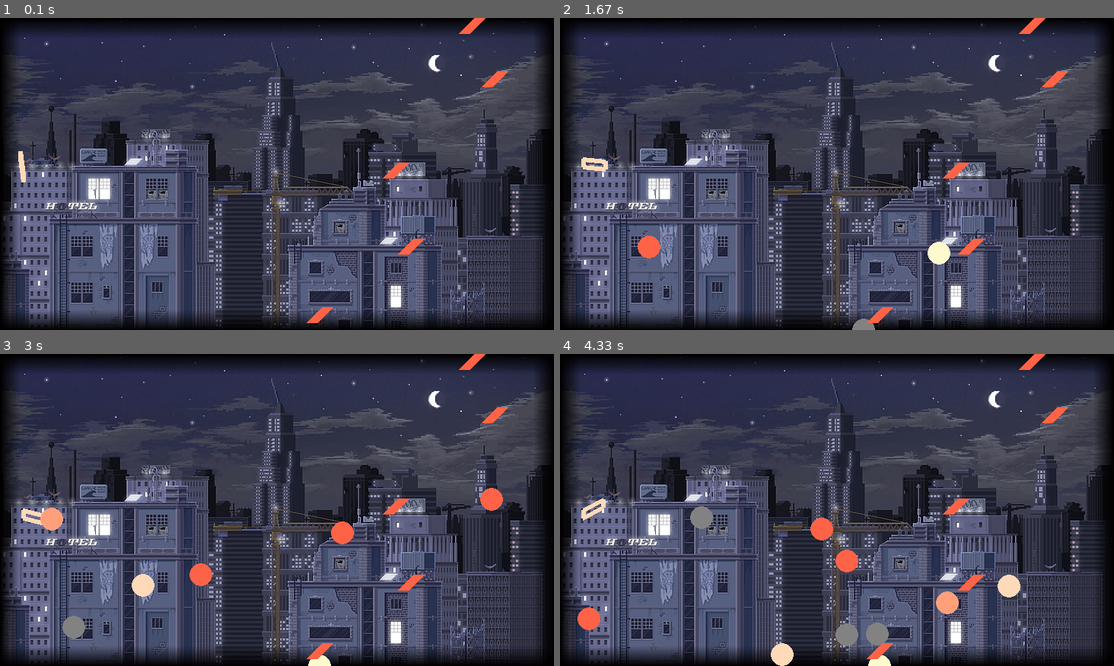
Above: before the commit, frames 1-4 (two rows, left to right).
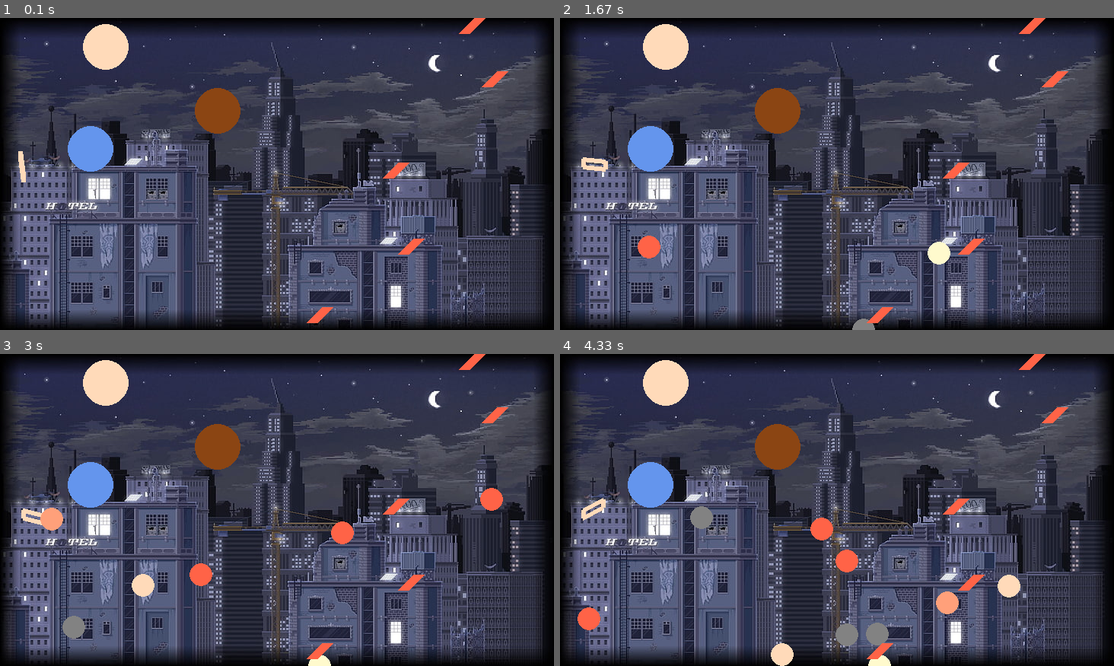
Above: after the commit, the same moments.

Repository: python-practice-b02-006/gribova
Game: pygame game, started from the_last_lab/my_guns.py
The game is run twice, just before and just after one commit, with the same random seed, the same clock (stepped at 60 frames per second) and the same inputs.
Inputs (mouse positions are in pixels of both pictures, inside the frame that each line leads up to):
- Up to frame 1 (0.1 s): no input
- Up to frame 2 (1.67 s): press the mouse at (1014, 164) at 0.37 s; move the mouse to (925, 180) at 0.47 s; release the mouse at (842, 195) at 0.6 s; hold Up 0.67-1.13 s; click (704, 177) at 0.8 s; hold Down 1.17-1.47 s; click (665, 245) at 1.3 s; hold Up from 1.5 s (still down); click (903, 202) at 1.63 s
- Up to frame 3 (3 s): release Up at 1.87 s; hold Down 1.9-2.27 s; move the mouse to (144, 447) at 1.93 s; click (144, 447) at 2.03 s; hold Up 2.3-2.6 s; click (282, 541) at 2.43 s; hold Down 2.63-2.93 s; click (487, 628) at 2.77 s; hold Up from 2.97 s (still down)
- Up to frame 4 (4.33 s): click (748, 407) at 3.1 s; release Up at 3.33 s; hold Down 3.37-3.73 s; click (1030, 591) at 3.5 s; hold Up 3.77-4.07 s; click (1036, 485) at 3.9 s; hold Down from 4.1 s (still down); click (665, 469) at 4.23 s

The runs differ from the first frame. In frame 1, 2.8% of the frame differs, in the area x 12-44%, y 1-50%; in frame 2, 2.8%; in frame 3, 2.8%; in frame 4, 2.8%.

Commit message:
indelible targets appeared

Diff:
--- a/the_last_lab/my_guns.py
+++ b/the_last_lab/my_guns.py
@@ -27,8 +27,21 @@
 
 
 class Table():
-    pass
-
+    def __init__(self, t_destr=0, b_used=0):
+        self.t_destr = t_destr
+        self.b_used = b_used
+        self.font = pg.font.SysFont("dejavusansmono", 25)
+
+    def score(self):
+        return self.t_destr - self.b_used
+
+    def draw(self, screen):
+        score_surf = []
+        score_surf.append(self.font.render("Destroyed: {}".format(self.t_destr), True, TOMATO))
+        score_surf.append(self.font.render("Balls used: {}".format(self.b_used), True, PEACH))
+        score_surf.append(self.font.render("Total: {}".format(self.score()), True, PEACH))
+        for i in range(3):
+            screen.blit(score_surf[i], [10, 10 + 30*i])
 
 class Ball():
     def __init__(self, coord, vel, rad=15, color=None):
@@ -117,32 +130,31 @@
                int(self.power * np.sin(self.angle))]
         return Ball(list(self.coord), vel)
 
-"""class Target():
+class Target():
     def __init__(self, coord=None, color=None, r=30):
         if coord == None:
             coord = [randint(r, SIZE[0] - r), randint(r, SIZE[1] - r)]
         self.coord = coord
-        self.r = r
+        self.rad = r
         if color == None:
             color = COLORS[randint(0,len(COLORS)-1)]
         self.color = color
 
     def draw(self, screen):
         pg.draw.circle(screen, self.color, self.coord, self.rad)
-"""
+
 
 class Manager():
-    def __init__(self, n_targets=1):
+    def __init__(self, n_targets):
         self.gun = Gun()
-        self.table = Table()
+        self.score_t = Table()
         self.targets = []
         self.n_targets = n_targets
         self.balls = []
-        #self.balls.append(Ball([100, 100], [10, 20]))
-
-
-    def missions():
-        pass
+        self.missions()
+
+
+
 
     def move(self):
         self.gun.move()
@@ -154,6 +166,8 @@
         self.draw(screen)
         self.move()
         self.check_alive()
+        if len(self.targets) == 0 and len(self.balls) == 0:
+            self.missions()
         return done
 
     def draw(self, screen):
@@ -184,6 +198,7 @@
             elif event.type == pg.MOUSEBUTTONUP:
                 if event.button == 1:
                     self.balls.append(self.gun.spit())
+                    self.score_t.b_used += 1
 
         if pg.mouse.get_focused():
             mouse_pos = pg.mouse.get_pos()
@@ -198,13 +213,16 @@
 
         for i in reversed(dead_balls):
             self.balls.pop(i)
-
+    def missions(self):
+        for i in range(self.n_targets):
+            self.targets.append(Target(r=randint(max(1, 30 - 2*max(0, self.score_t.score())),
+                30 - max(0, self.score_t.score()))))
 
 screen = pg.display.set_mode(SIZE)
 pg.display.set_caption("Nikita's work")
 clock = pg.time.Clock()
 
-mgr = Manager()
+mgr = Manager(3)
 
 done = False
 
